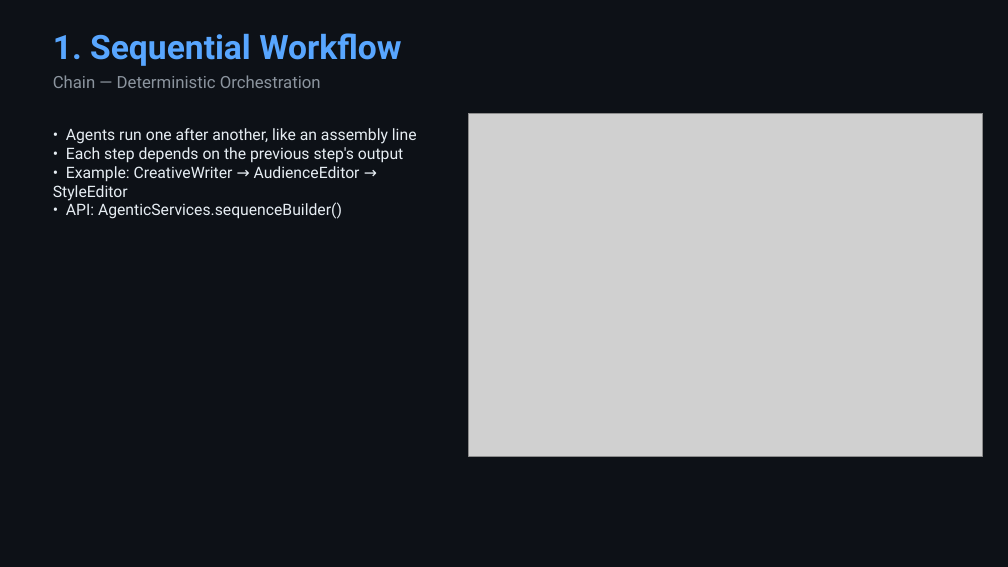
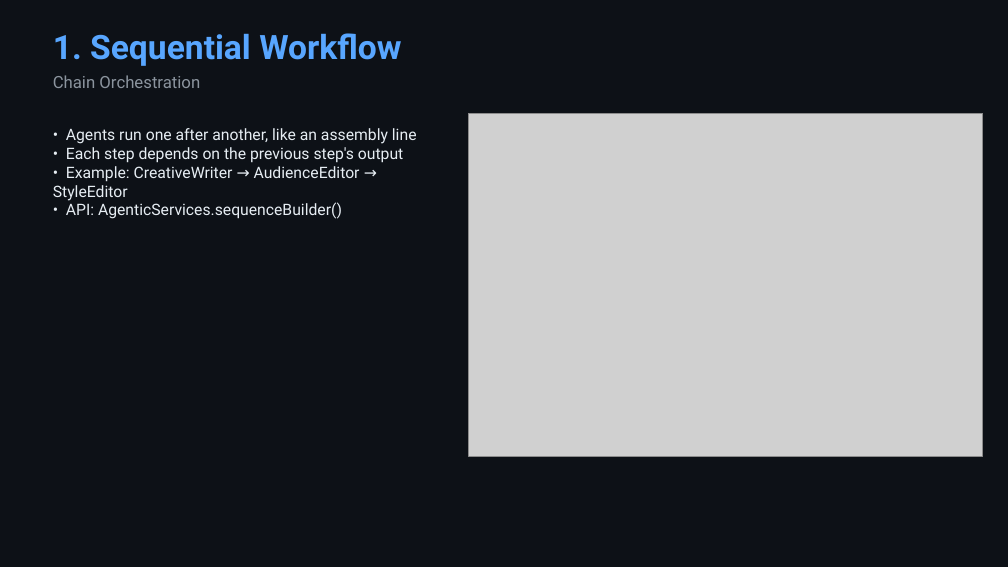
Before and after one commit to roryp/matrixagents, a slide deck: slide 5 of MatrixAgents-Showcase.pptx. Drawn at 1008x567 pixels with LibreOffice and Linux fonts; fonts in the diff are those of the drawing; grey boxes stand for pictures. Boxes give left, top, right and bottom in pixels: in the first picture for what was removed or moved away, otherwise in the second. Text is boxed around its words. In the diff, an @@ line names an element or a change of style, - is before the commit and + after.

```diff
--- a/MatrixAgents-Showcase.pptx
+++ b/MatrixAgents-Showcase.pptx
@@ text at box(53, 75, 200, 88): text changed @@
-Chain — Deterministic Orchestration
+Chain Orchestration
```
Also in this commit, not shown: 5 other slides changed, 8 other files.
